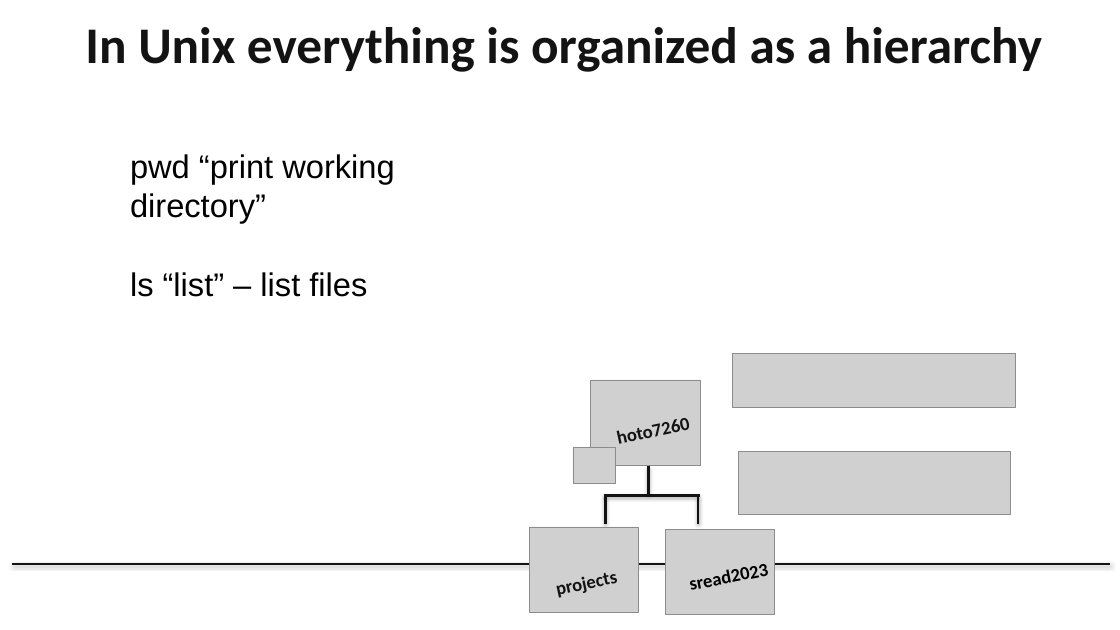
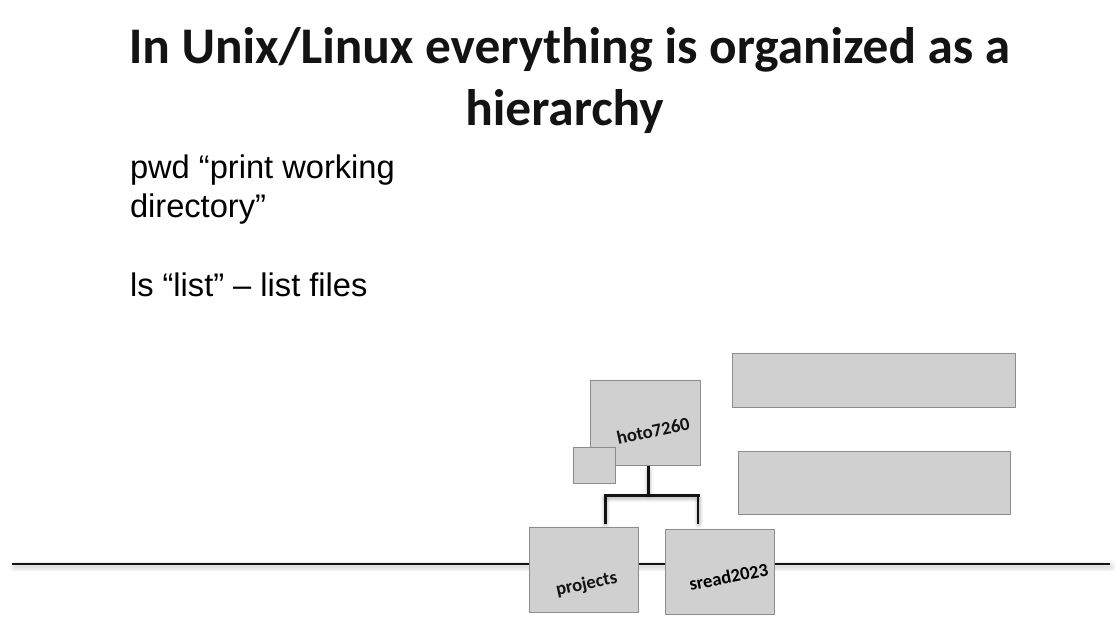
Before and after one commit to Dowell-Lab/srworkshop, a slide deck: slide 5 of day02/slides/Day2_Slides_2023_HT.pptx. Drawn at 1120x630 pixels with LibreOffice and Linux fonts; fonts in the diff are those of the drawing; grey boxes stand for pictures; background and template pictures are left out. Boxes give left, top, right and bottom in pixels: in the first picture for what was removed or moved away, otherwise in the second. Text is boxed around its words. In the diff, an @@ line names an element or a change of style, - is before the commit and + after.

```diff
--- a/day02/slides/Day2_Slides_2023_HT.pptx
+++ b/day02/slides/Day2_Slides_2023_HT.pptx
@@ title at [129, 27, 1010, 133]: text changed @@
-In Unix everything is organized as a hierarchy
+In Unix/Linux everything is organized as a hierarchy
```
Also in this commit, not shown: 5 other slides changed, 3 slides added.
